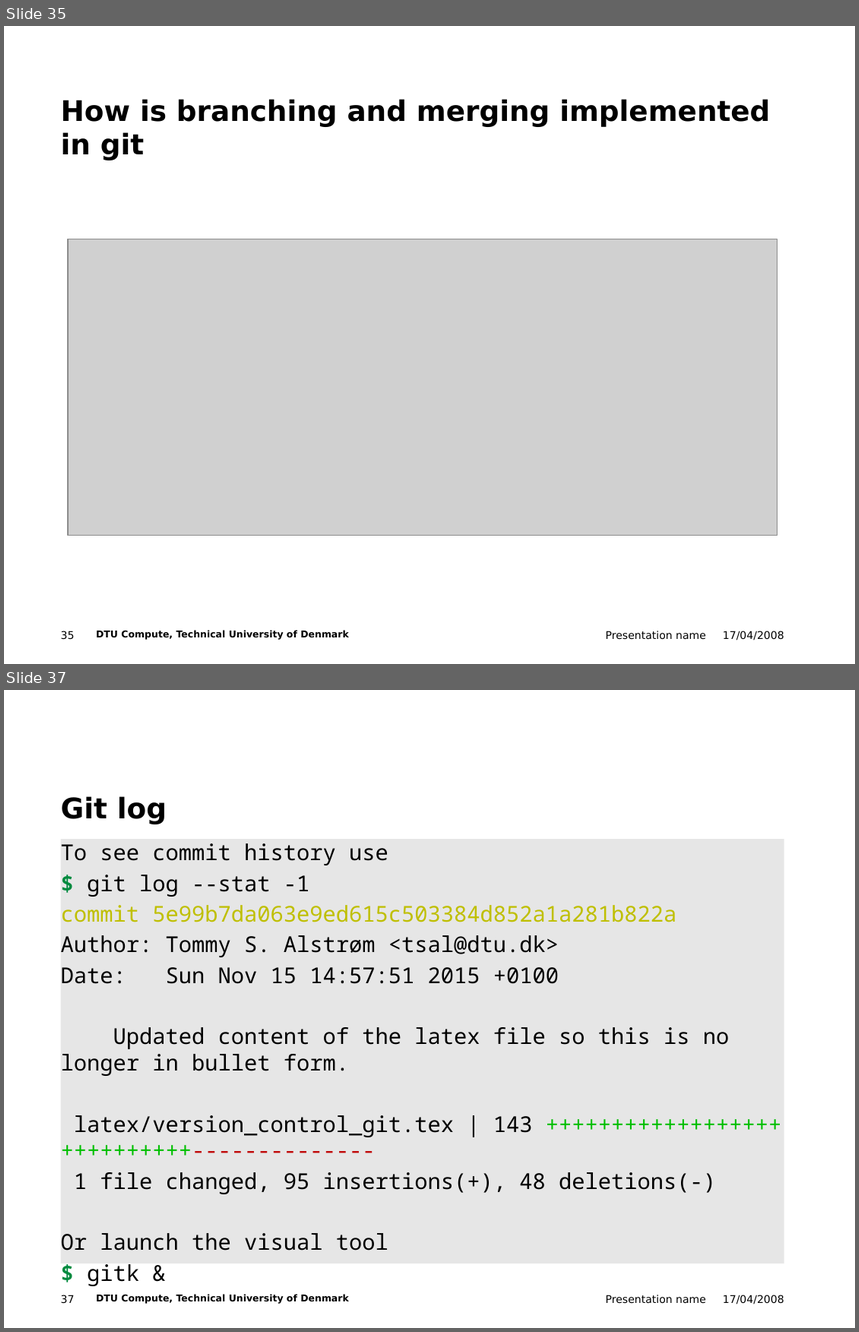
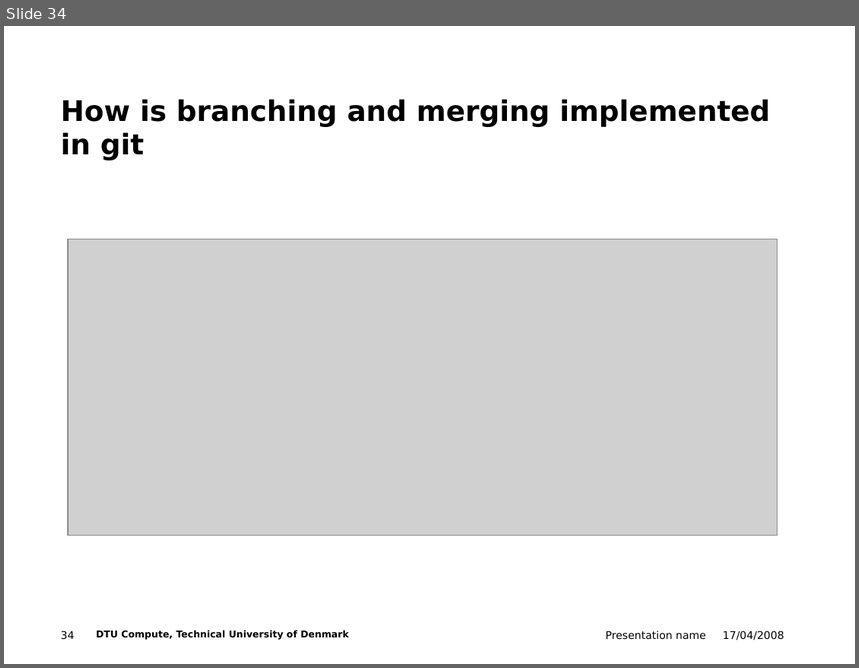
Before and after one commit to tsal-dtu/ws4_version_control_git, a slide deck: version_control_git.pptx. Shown one above the other, each under a label of ours: slides 35 and 37 before the commit, slide 34 after it; the slides between them are not shown. The pictures are 859x1332 and 859x668 pixels, drawn with LibreOffice and Linux fonts; fonts in the diff are those of the drawing; grey boxes stand for pictures; background and template pictures are left out. Boxes give left, top, right and bottom in pixels: in the first picture for what was removed or moved away, otherwise in the second. Text is boxed around its words. In the diff, an @@ line names an element or a change of style, - is before the commit and + after.

```diff
--- a/version_control_git.pptx
+++ b/version_control_git.pptx
@@ slide 37 removed at bbox=[4, 690, 855, 1328], background #FFFFFF; not listed: 4 template elements that a slide beside it also shows @@
@@ title removed at bbox=[61, 796, 167, 825] @@
-Git log
@@ text removed at bbox=[61, 839, 785, 1264] @@
-To see commit history use
-$ git log --stat -1
-commit 5e99b7da063e9ed615c503384d852a1a281b822a
-Author: Tommy S. Alstrøm <tsal@dtu.dk>
-Date: Sun Nov 15 14:57:51 2015 +0100
-Updated content of the latex file so this is no longer in bullet form.
-latex/version_control_git.tex | 143 ++++++++++++++++++++++++++++--------------
-1 file changed, 95 insertions(+), 48 deletions(-)
-Or launch the visual tool
-$ gitk &
@@ what was slide 35 is now slide 34 @@
@@ page number at bbox=[61, 631, 75, 640]: text changed @@
-35
+34
```
Also in this commit, not shown: 3 slides changed, 13 slides added, 2 other slides removed.
